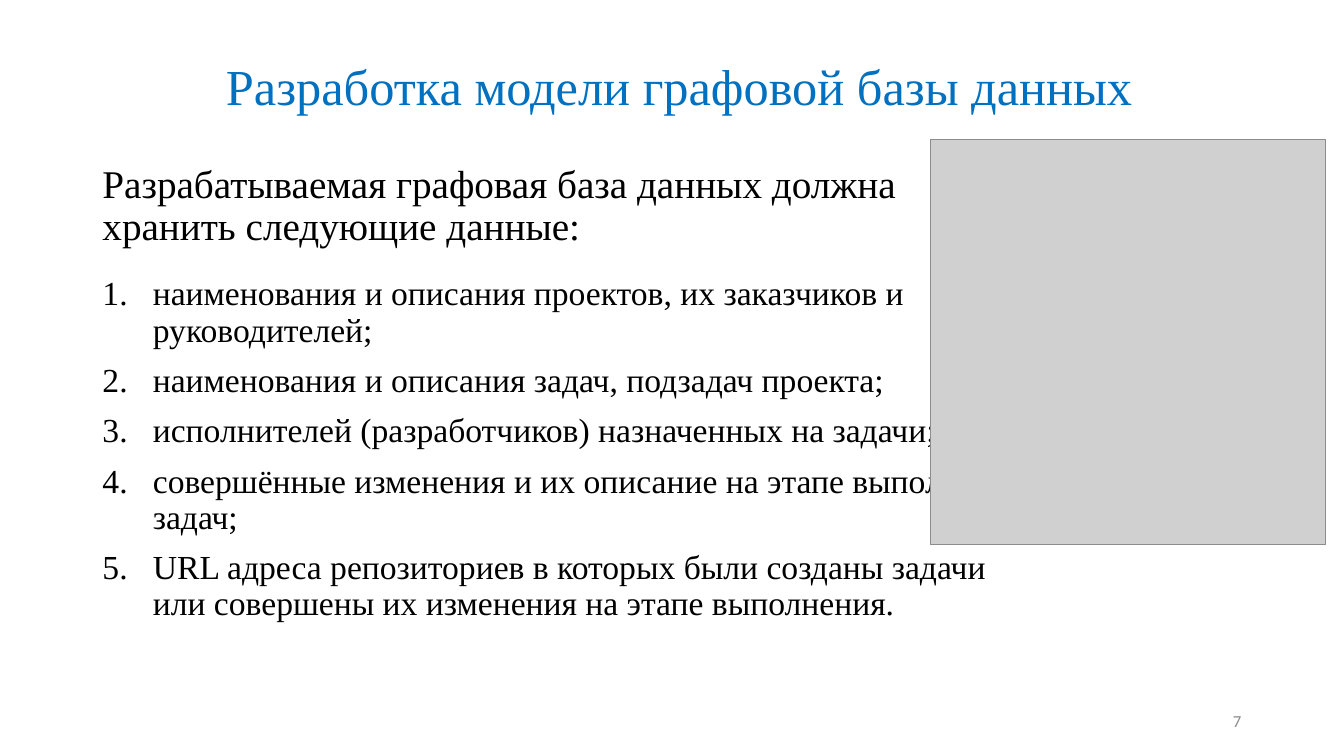
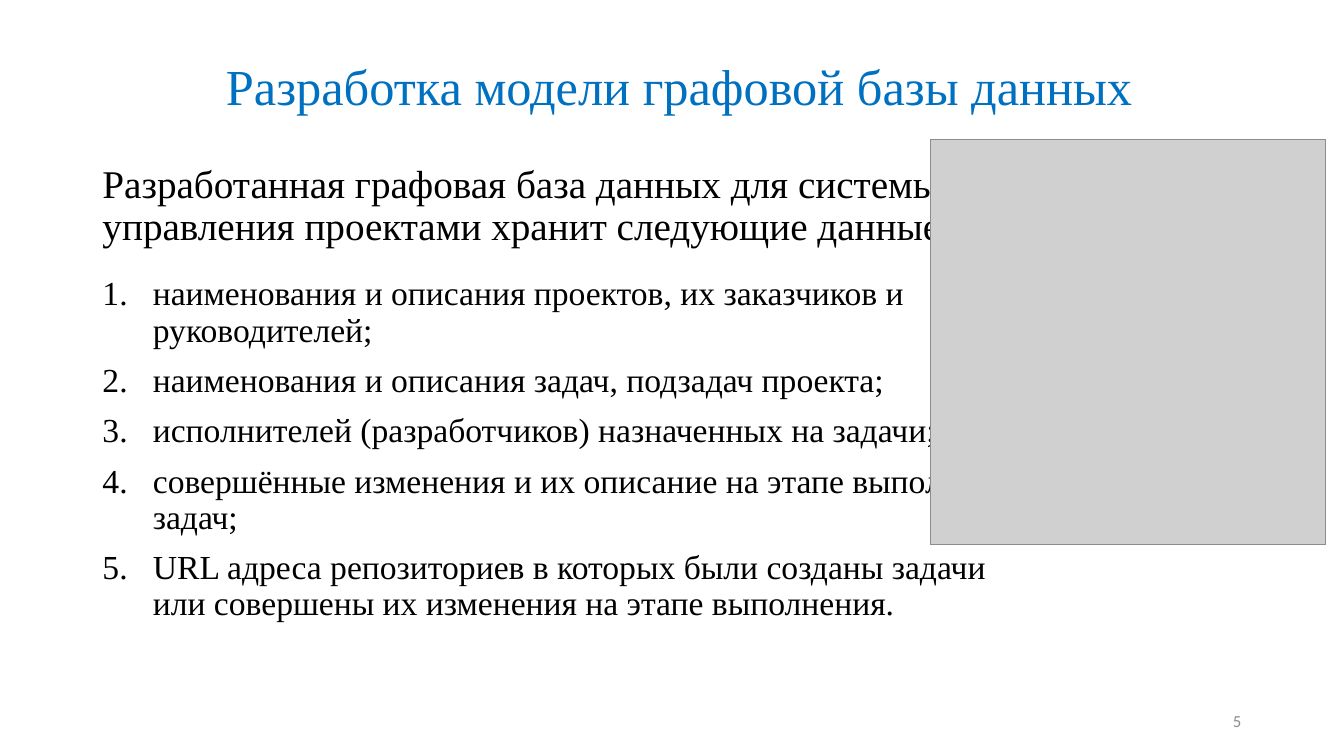
Before and after one commit to Maglus/-2017, a slide deck: slide 5 of Презентация ВКР2017.pptx (slide 7 before the commit). Drawn at 1344x756 pixels with LibreOffice and Linux fonts; fonts in the diff are those of the drawing; grey boxes stand for pictures. Boxes give left, top, right and bottom in pixels: in the first picture for what was removed or moved away, otherwise in the second. Text is boxed around its words. In the diff, an @@ line names an element or a change of style, - is before the commit and + after.

```diff
--- a/Презентация ВКР2017.pptx
+++ b/Презентация ВКР2017.pptx
@@ text at (x1=102, y1=167, x2=951, y2=247): text changed @@
-Разрабатываемая графовая база данных должна хранить следующие данные:
+Разработанная графовая база данных для системы управления проектами хранит следующие данные:
@@ page number at (x1=1233, y1=716, x2=1241, y2=727): text changed @@
-7
+5
```
Also in this commit, not shown: 5 other slides changed, 2 slides removed.
